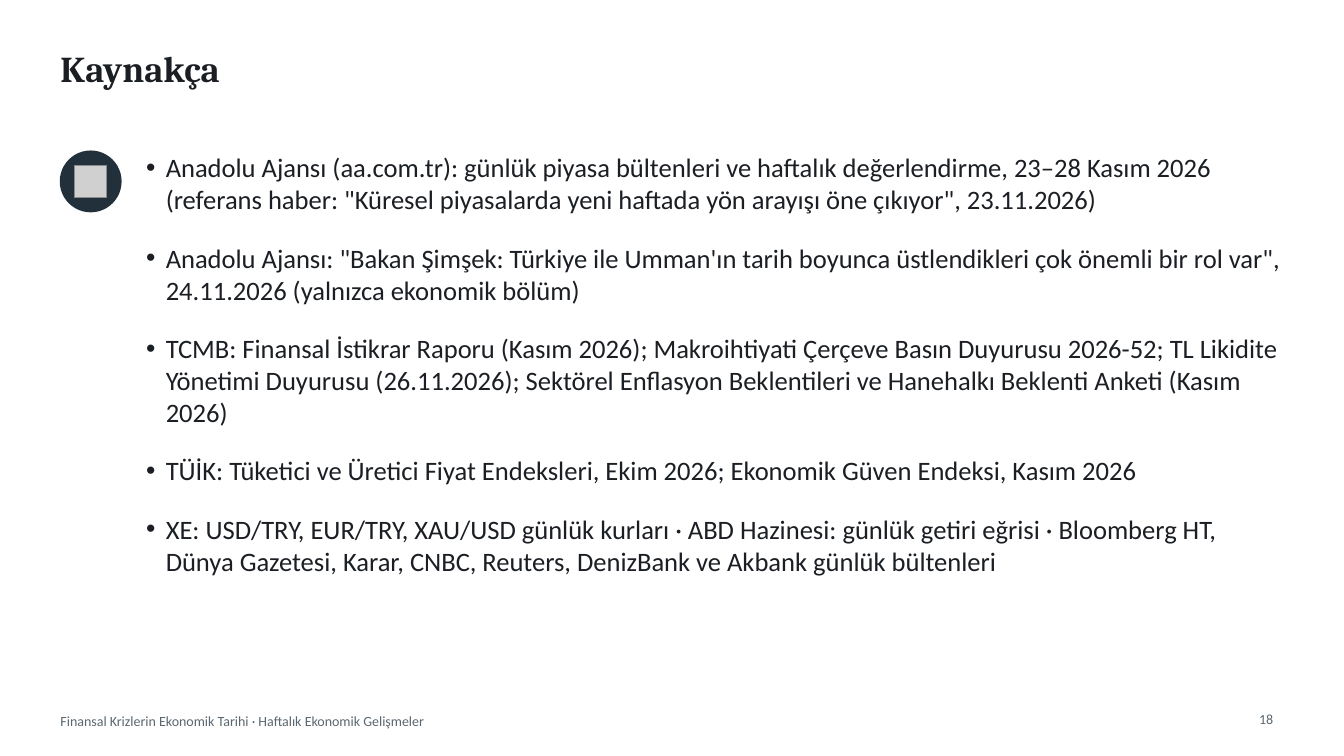
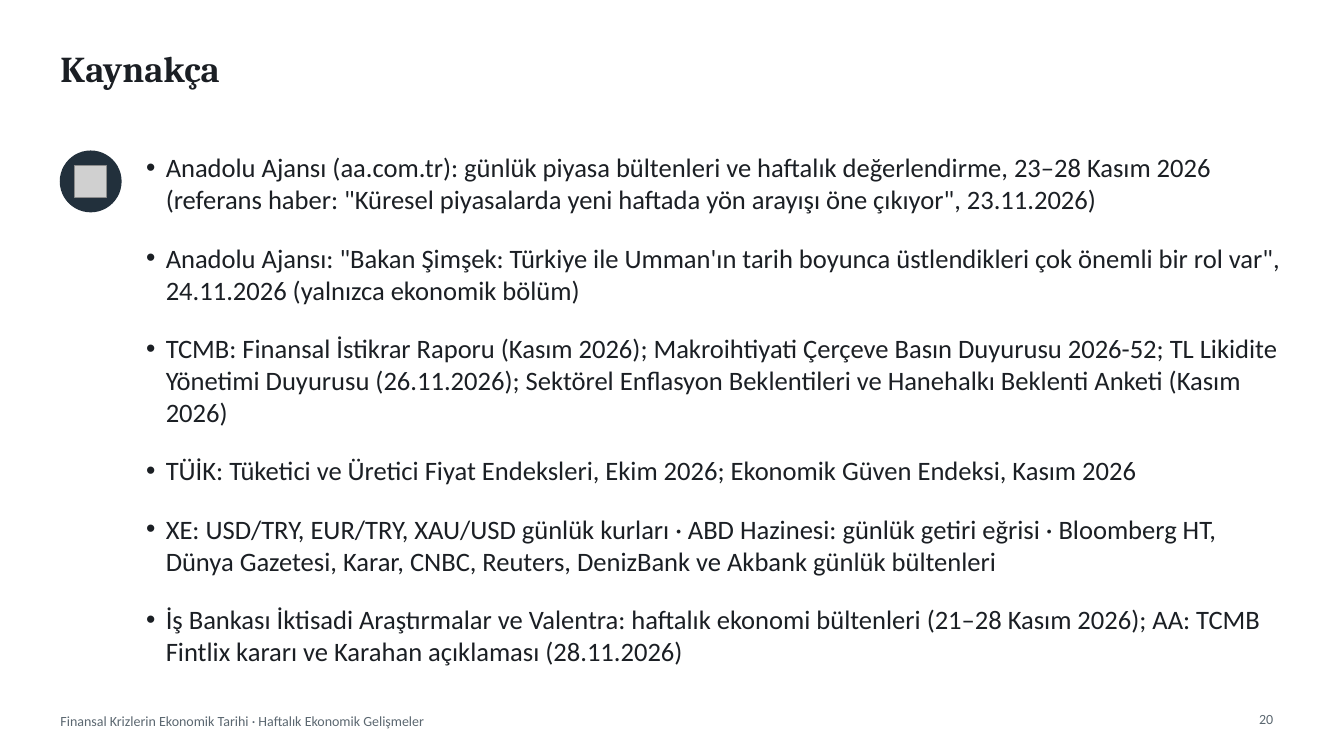
Before and after one commit to likyastudio/ikya-studios-ad, a slide deck: slide 20 of sunum/Haftalik_Ekonomik_Gelismeler_23-29_Kasim_2026.pptx (slide 18 before the commit). Drawn at 1344x756 pixels with LibreOffice and Linux fonts; fonts in the diff are those of the drawing; grey boxes stand for pictures; background and template pictures are left out. Boxes give left, top, right and bottom in pixels: in the first picture for what was removed or moved away, otherwise in the second. Text is boxed around its words. In the diff, an @@ line names an element or a change of style, - is before the commit and + after.

```diff
--- a/sunum/Haftalik_Ekonomik_Gelismeler_23-29_Kasim_2026.pptx
+++ b/sunum/Haftalik_Ekonomik_Gelismeler_23-29_Kasim_2026.pptx
@@ text at [166,607,1260,666]: paragraph added @@
+• İş Bankası İktisadi Araştırmalar ve Valentra: haftalık ekonomi bültenleri (21–28 Kasım 2026); AA: TCMB Fintlix kararı ve Karahan açıklaması (28.11.2026)
@@ page number at [1259,715,1273,724]: text changed @@
-18
+20
```
Also in this commit, not shown: 7 other slides changed, 2 slides added.
